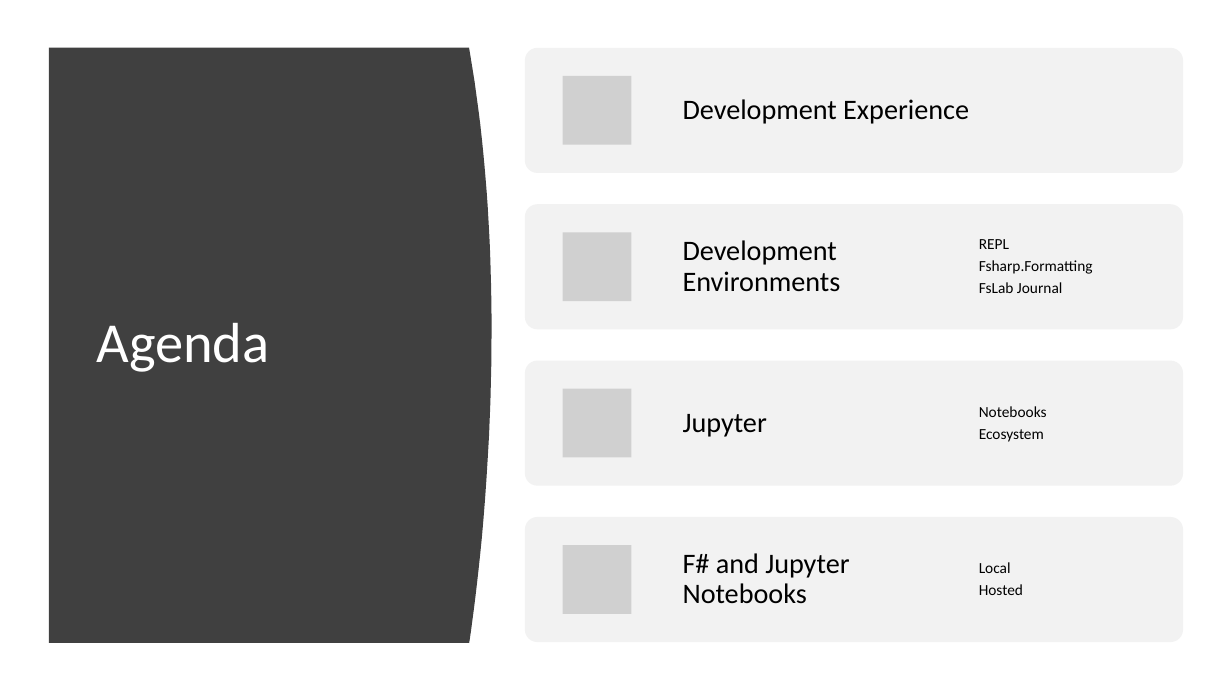
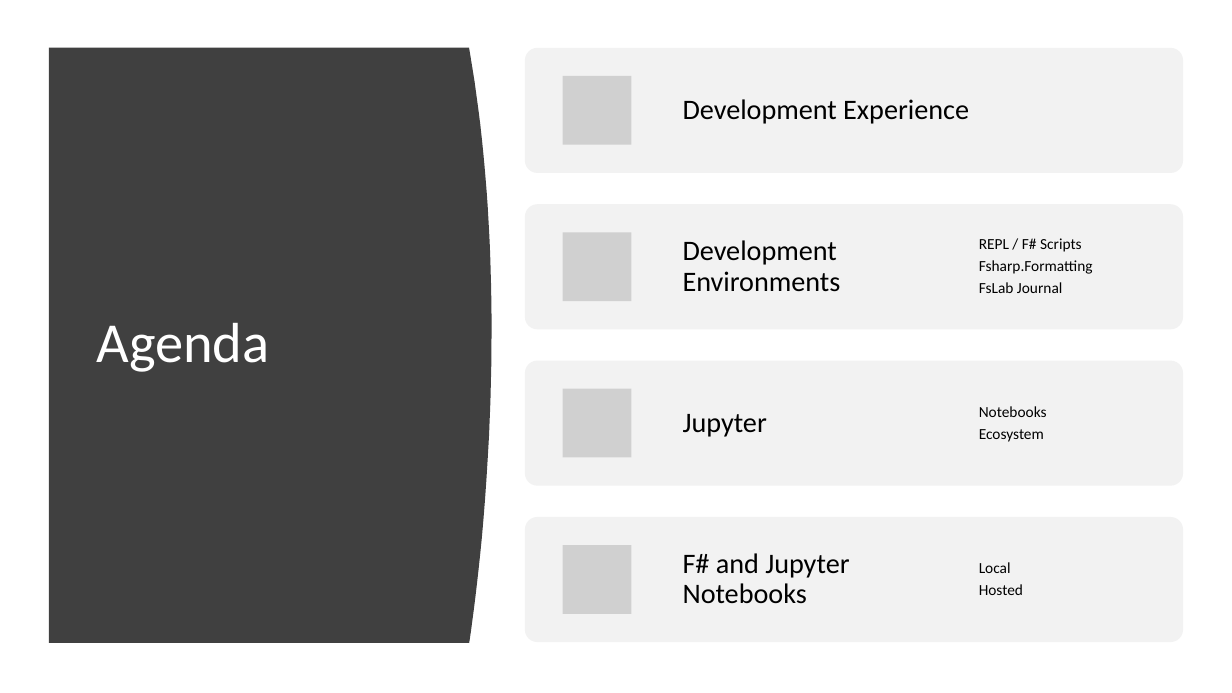
Before and after one commit to lqdev/Presentations, a slide deck: slide 4 of NYCNETDevs072019/slides/InteractiveProgrammingFSharp.pptx. Drawn at 1232x693 pixels with LibreOffice and Linux fonts; fonts in the diff are those of the drawing; grey boxes stand for pictures. Boxes give left, top, right and bottom in pixels: in the first picture for what was removed or moved away, otherwise in the second. Text is boxed around its words. In the diff, an @@ line names an element or a change of style, - is before the commit and + after.

```diff
--- a/NYCNETDevs072019/slides/InteractiveProgrammingFSharp.pptx
+++ b/NYCNETDevs072019/slides/InteractiveProgrammingFSharp.pptx
@@ text at box(979, 238, 1082, 252): text changed @@
-REPL
+REPL / F# Scripts
```
Also in this commit, not shown: 4 other slides changed, 18 other files.
